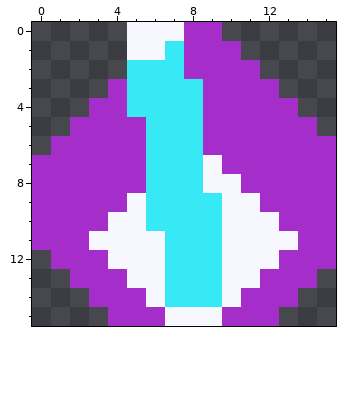
Two states of a pixel-art file, game/assets/source/original_procedural/projectile_inferno.aseprite. Above: the version before the commit.
16x16 pixels, 1 frame.
Now the later version:
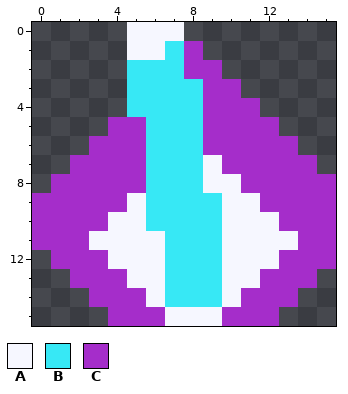
Palette (. is transparent): A #f6f7ff  B #37e8f5  C #a52dca
Changes in this commit:
Colour C is gone in row 0 at x 8 to 9; in row 1 at x 9 to 10; in row 2 at x 10 to 11; in row 3 at x 4 and 11 to 12; in row 4 at x 3 to 4 and 12 to 13; in row 5 at x 2 to 3 and 13 to 14.
Colour C is gone in row 6 at x 1 to 2 and 14 to 15; in row 7 at x 0 to 1 and 15; in row 8 at x 0.
Boxes around the changes in both pictures, in picture pixels (x1, y1, x2, y2):
erased: (32, 22, 336, 193)
